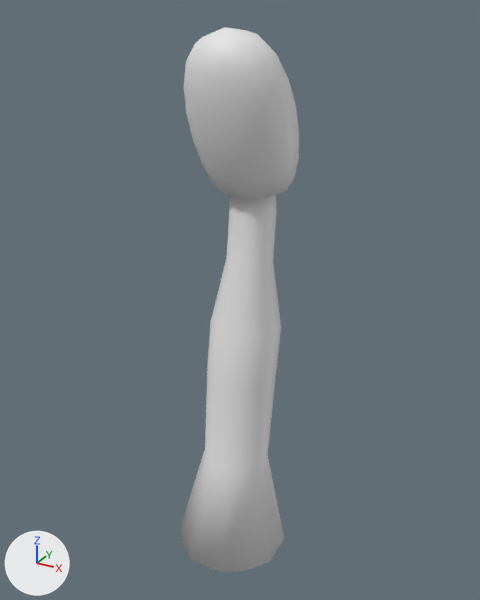
The FBX model Assets/Models/Hand.fbx: old version first, new version second.
Both versions are drawn from a 50 mm camera at (2.23, -3.93, 4.17) aimed at (0.01, 0.1, 2.16). Arrows for +X, +Y and +Z are at lower left; the lights stay in place. Where no turn or scale is listed for an object, it has been applied to the vertices.
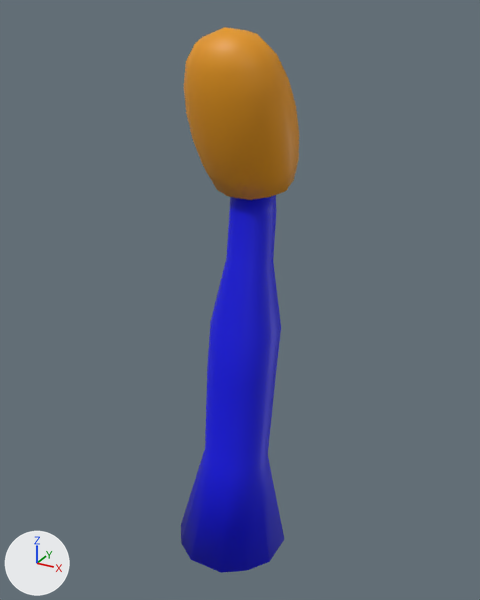
What the commit changed:
Material 'Tester' (mat_tester) is new.
Its base color is (0.0, 0.000667, 0.8) (blue #0002e7).
Material 'Material' (mat_material) is new.
Its base color is (0.8, 0.313, 0.00359) (orange #e7980c).
me_plane has 173 vertices, 177 faces and spans x -0.44..0.44, y -0.75..0.22, z -1.74..2.32.
me_plane is used by ob_plane; location (0.0, 0.288, 1.744).
me_plane part 1: all 81 faces centred in x -0.34..0.34, y -0.62..0.19, z -1.74..1.14 switch from no material to mat_tester (blue #0002e7).
me_plane part 2: all 96 faces centred in x -0.38..0.38, y -0.48..0.21, z 1.19..2.3 switch from no material to mat_material (orange #e7980c).

Boxes (x1, y1, x2, y2) around the edits, measured in the pictures (480 x 600 px):
part 1 of me_plane, recoloured (grey to blue): (181, 195, 284, 573) in both
part 2 of me_plane, recoloured: (184, 27, 299, 200) in both
